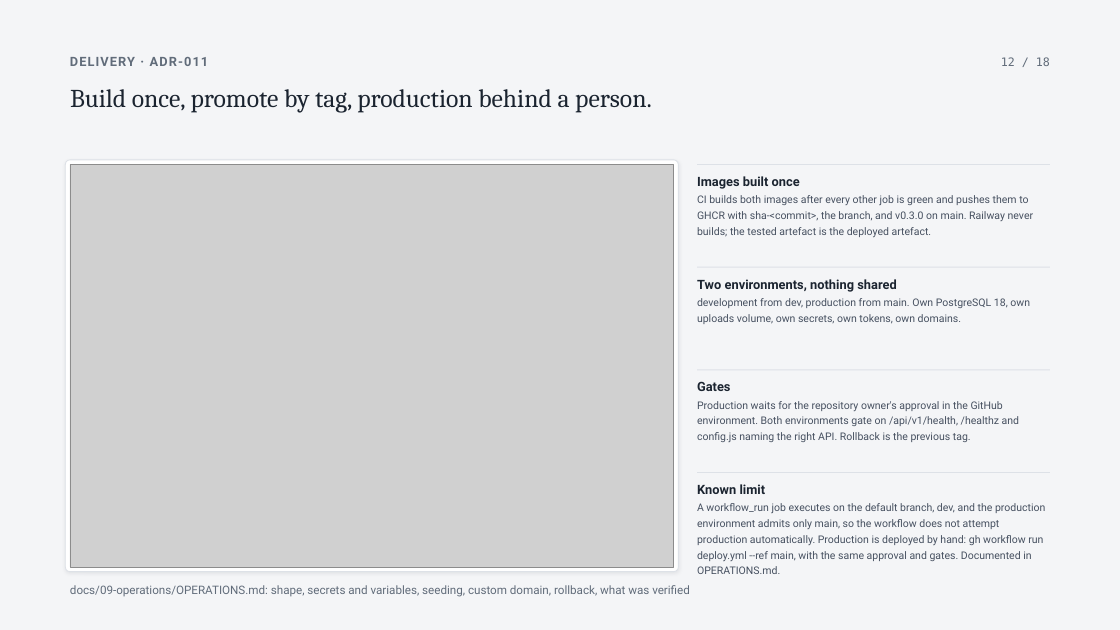
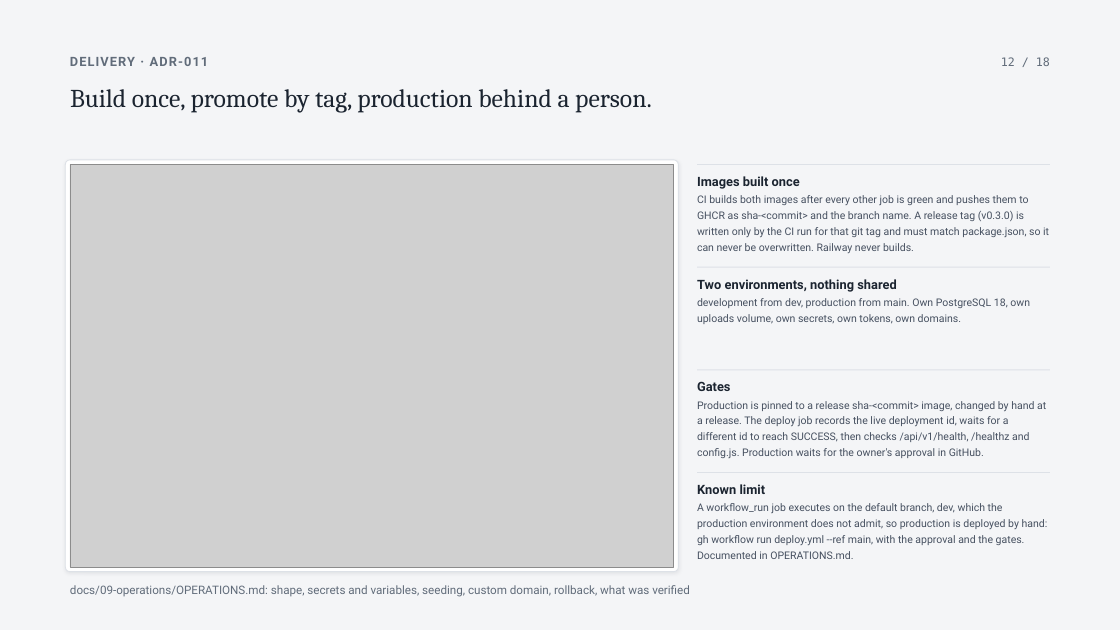
Before and after one commit to SuhaasNv/permitflow, a slide deck: slide 12 of docs/13-debrief/technical-deck/PermitFlow-technical.pptx. Drawn at 1120x630 pixels with LibreOffice and Linux fonts; fonts in the diff are those of the drawing; grey boxes stand for pictures. Boxes give left, top, right and bottom in pixels: in the first picture for what was removed or moved away, otherwise in the second. Text is boxed around its words. In the diff, an @@ line names an element or a change of style, - is before the commit and + after.

Commit message:
fix: review round two: delivery, frontend, documents
Release image tags only from git tags and production pinned to the release image; the deploy job waits for a new deployment id; least-privilege workflow tokens. Audit trail refetched after officer actions; check progress shows server states only; frontend architecture document rewritten from the tree. Gate stages named for what they prove; review documents recounted against their sources; T19 marked planned; branch protection recorded.

```diff
--- a/docs/13-debrief/technical-deck/PermitFlow-technical.pptx
+++ b/docs/13-debrief/technical-deck/PermitFlow-technical.pptx
@@ text at (697, 195, 1049, 253): text changed @@
-CI builds both images after every other job is green and pushes them to GHCR with sha-<commit>, the branch, and v0.3.0 on main. Railway never builds; the tested artefact is the deployed artefact.
+CI builds both images after every other job is green and pushes them to GHCR as sha-<commit> and the branch name. A release tag (v0.3.0) is written only by the CI run for that git tag and must match package.json, so it can never be overwritten. Railway never builds.
@@ text at (697, 401, 1046, 458): text changed @@
-Production waits for the repository owner's approval in the GitHub environment. Both environments gate on /api/v1/health, /healthz and config.js naming the right API. Rollback is the previous tag.
+Production is pinned to a release sha-<commit> image, changed by hand at a release. The deploy job records the live deployment id, waits for a different id to reach SUCCESS, then checks /api/v1/health, /healthz and config.js. Production waits for the owner's approval in GitHub.
@@ text at (697, 503, 1048, 559): text changed @@
-A workflow_run job executes on the default branch, dev, and the production environment admits only main, so the workflow does not attempt production automatically. Production is deployed by hand: gh workflow run deploy.yml --ref main, with the same approval and gates. Documented in OPERATIONS.md.
+A workflow_run job executes on the default branch, dev, which the production environment does not admit, so production is deployed by hand: gh workflow run deploy.yml --ref main, with the approval and the gates. Documented in OPERATIONS.md.
```
Also in this commit, not shown: 3 other slides changed, 27 other files.
